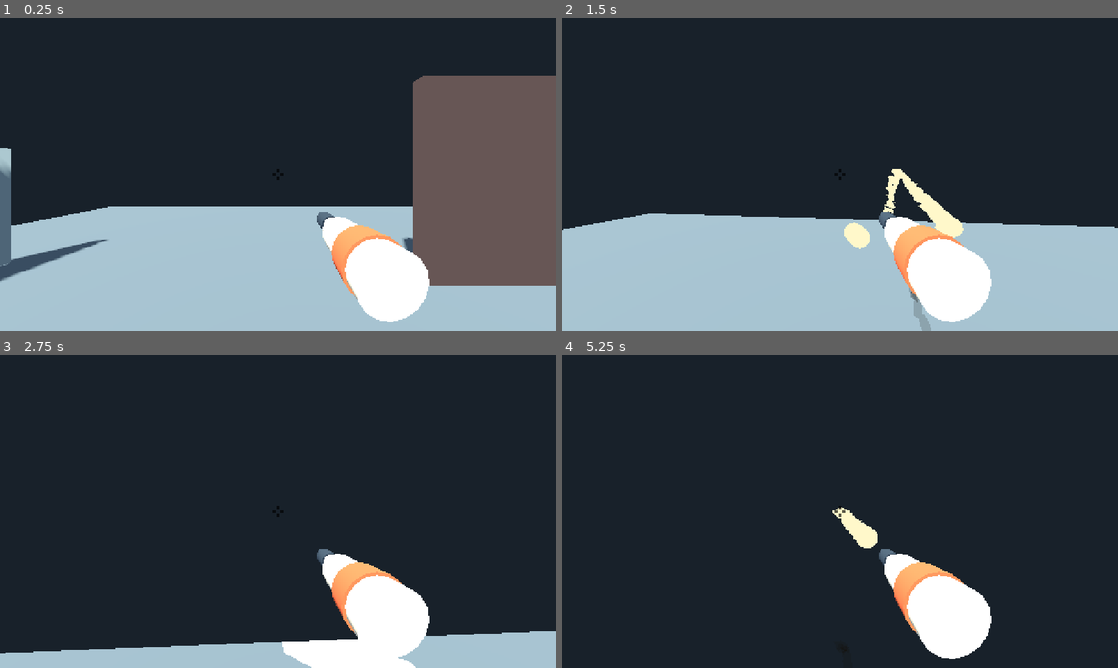
Above: before the commit, frames 1-4 (two rows, left to right).
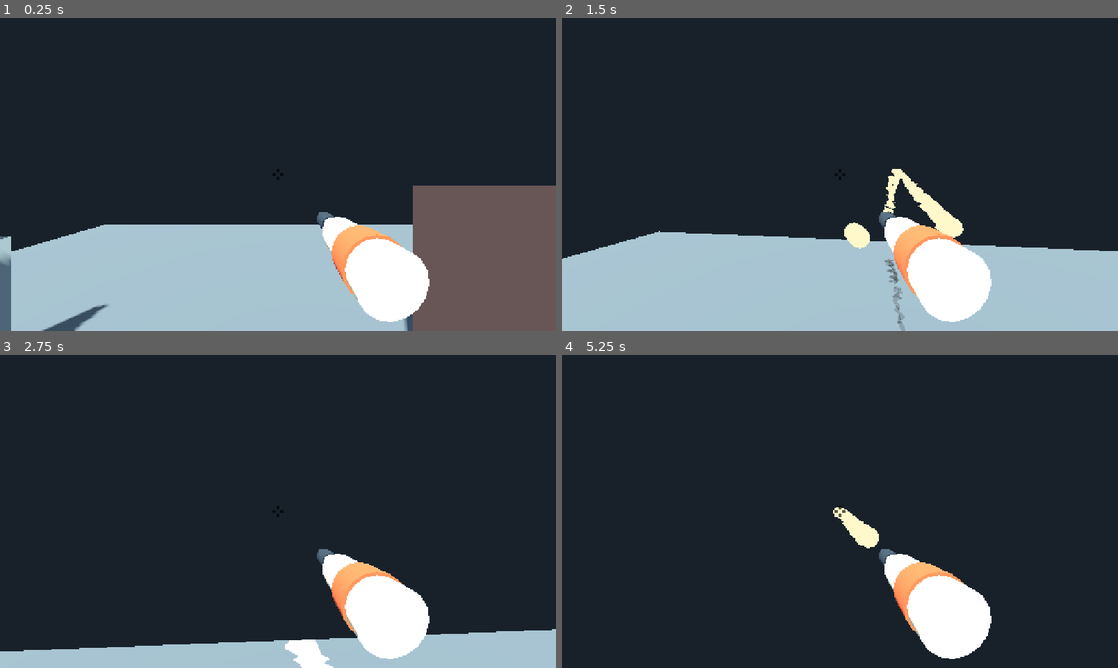
Above: after the commit, the same moments.

Repository: k3vin7/SauceIT-
Game: Godot game, scene res://main.tscn
Same seed, same stepped clock (60 frames per second), same inputs: the game is played once before the commit and once after it.
Inputs (mouse positions are in pixels of both pictures, inside the frame that each line leads up to):
- Up to frame 1 (0.25 s): no input
- Up to frame 2 (1.5 s): tap Enter at 0.5 s; move the mouse to (867, 174) at 0.52 s; press the mouse at (867, 174) at 0.53 s; hold W (move_forward) from 0.53 s (still down); move the mouse to (812, 174) at 1.27 s; release the mouse at (812, 174) at 1.28 s; tap Shift (run) at 1.35 s
- Up to frame 3 (2.75 s): keep holding W (move_forward); move the mouse to (289, 505) at 2.02 s; hold R (wipe_screen) from 2.03 s (still down)
- Up to frame 4 (5.25 s): keep holding W (move_forward); move the mouse to (834, 517) at 2.77 s; release R (wipe_screen) at 2.78 s; tap Tab at 2.85 s; tap Space at 3.5, 5 s; move the mouse to (878, 514) at 3.52 s; tap 1 at 3.6 s; tap Enter at 4.25 s; move the mouse to (795, 508) at 4.27 s; tap 2 at 4.35 s; move the mouse to (845, 511) at 5.02 s; press the mouse at (845, 511) at 5.03 s

The runs differ from the first frame. In frame 1, 19% of the frame differs, in the area x 0-100%, y 18-100%; in frame 2, 6.2%; in frame 3, 1.4%; in frame 4, less than 0.1%.

Commit message:
Scale the player up, halve the brush, and unmirror the lenses
Three things that came out of wanting a person to be painted like a wall
without one hit covering them.

The capsule is twice the size, 0.64 by 2.56, and with it everything
measured against the body: the eye height, the height a body stands at,
the lens quad, the shoulder camera's framing, and the distance a point
has to clear before it can hit the player who fired it -- 0.6 m was
inside the new capsule. A splat is a fifth of what it was on a player.

The shared brush halves to 0.2 m, which is what brought a face full of
sauce down from 5.9 ms a frame to 3.7, and takes one hit in the face
from blinding outright to about a fifth of the view.

The floor goes to 16 m across. From a 2.2 m muzzle a level spray carries
7.6 m, which from the spawn landed a hand's breadth past the edge of a
12 m floor, so nothing was painted at all.

And the lenses were mirrored, both ways: turning the quad to face
forward was done about Y, which takes the mesh's +X with it, so sauce on
the wearer's right was drawn on their left and upside down with it.
About X instead, which faces it forward and applies the one flip the
mask wants. The wipe animation had to move off the mesh onto a hinge,
having been writing to the same axis as the base rotation.

Probes that spelled the old body height, or the old shoulder distance,
or measured the hostile packet's speed at the end of a run rather than
at its peak -- B now has a wall to stall against -- go with it.

Claude-Session: https://claude.ai/code/session_015P14cRDTkxXpfq8Bum7Yfv

Diff:
--- a/scripts/body_contamination.gd
+++ b/scripts/body_contamination.gd
@@ -69,9 +69,7 @@
 
 ## Clean again, for a body that is being handed to a different player.
 func clear() -> void:
-	grid.cells.fill(0)
-	grid.image.fill(Color(0.0, 0.0, 0.0, 1.0))
-	grid.dirty = true
+	grid.clear()
 
 
 func painted_cell_count() -> int:
--- a/scripts/mayo_prototype.gd
+++ b/scripts/mayo_prototype.gd
@@ -112,8 +112,9 @@
 ## How far a point has to have travelled before it can hit the player who fired
 ## it. The muzzle sits inside its owner's own capsule, so a point leaving it
 ## would hit them immediately; past this it is clear of them and fair game, and
-## sauce fired straight up, or walked into, comes back on you.
-@export_range(0.0, 3.0, 0.05, "suffix:m") var self_hit_distance := 0.6
+## sauce fired straight up, or walked into, comes back on you. Has to stay clear
+## of the capsule's radius, which is 0.64.
+@export_range(0.0, 4.0, 0.05, "suffix:m") var self_hit_distance := 1.2
 
 @export_group("Release Pressure")
 @export_range(0.0, 1.0, 0.01) var release_pressure_loss := 0.55
@@ -128,7 +129,11 @@
 @export_range(0.05, 0.5, 0.01, "suffix:m") var grid_cell_size := 0.1
 ## Splat radius in metres. Converted to cells internally, so changing the
 ## cell size does not change how big a splat is.
-@export_range(0.05, 1.5, 0.01, "suffix:m") var contamination_brush_radius := 0.4
+## Every surface that can take sauce uses this, so a splat is the same size on
+## all of them. Its cost is the square of how many cells it spans, and the visor
+## has the finest cells of any of them: at 0.4 m it spanned 160 of them and a
+## second of being sprayed in the face cost 5.9 ms a frame on its own.
+@export_range(0.05, 1.5, 0.01, "suffix:m") var contamination_brush_radius := 0.2
 ## Bodies carry a much finer grid than the world does, because they are small:
 ## 0.1 m cells would be ten of them across a player. The brush is not theirs
 ## though -- a splat is the same size in metres on a person as on a wall, which
@@ -158,10 +163,10 @@
 @export_group("Camera")
 @export var start_in_first_person := true
 @export_range(35.0, 90.0, 1.0, "suffix:°") var camera_fov := 74.0
-@export_range(0.2, 2.0, 0.01, "suffix:m") var eye_height := 0.52
-@export_range(-1.5, 1.5, 0.01, "suffix:m") var shoulder_offset_right := 0.55
-@export_range(-1.0, 1.5, 0.01, "suffix:m") var shoulder_offset_up := 0.34
-@export_range(0.5, 5.0, 0.05, "suffix:m") var shoulder_distance := 2.40
+@export_range(0.2, 3.0, 0.01, "suffix:m") var eye_height := 1.04
+@export_range(-3.0, 3.0, 0.01, "suffix:m") var shoulder_offset_right := 1.10
+@export_range(-2.0, 3.0, 0.01, "suffix:m") var shoulder_offset_up := 0.68
+@export_range(0.5, 10.0, 0.05, "suffix:m") var shoulder_distance := 4.80
 ## Points nearer than this to the camera are dropped from the ribbon so the
 ## strand root does not fill the screen in first person. 0 disables it.
 @export_range(0.0, 1.0, 0.01, "suffix:m") var strand_near_cull_distance := 0.34
@@ -173,7 +178,7 @@
 @export_range(0.0, 60.0, 1.0, "suffix:°") var stumble_body_roll_degrees := 17.0
 @export_range(0.0, 30.0, 0.5, "suffix:°") var stumble_camera_roll_degrees := 7.0
 @export_range(0.0, 20.0, 0.5, "suffix:°") var stumble_camera_pitch_degrees := 3.0
-@export_range(0.05, 1.0, 0.01, "suffix:m") var fall_camera_height := 0.28
+@export_range(0.05, 2.0, 0.01, "suffix:m") var fall_camera_height := 0.56
 
 @export_group("Weapon Hold")
 @export_range(-0.6, 0.6, 0.01, "suffix:m") var weapon_offset_right := 0.155
@@ -535,7 +540,10 @@
 
 	_floor = FloorScript.new()
 	_floor.name = "FloorContamination"
-	_floor.floor_size = Vector2(12.0, 12.0)
+	# Wide enough for the players standing on it: from a 2.2 m muzzle a level
+	# spray carries about 7.6 m, and at 12 m across it landed just past the
+	# edge from the spawn -- nothing was painted at all.
+	_floor.floor_size = Vector2(16.0, 16.0)
 	_floor.cell_size = grid_cell_size
 	_floor.brush_radius = contamination_brush_radius
 	add_child(_floor)
@@ -596,7 +604,8 @@
 ## Spawn point for the nth player to join. Fixed by join order so both peers
 ## place everyone the same way.
 func spawn_position_for(slot: int) -> Vector3:
-	const SPAWNS := [Vector3(0.0, 0.64, 1.55), Vector3(1.35, 0.64, 2.6)]
+	# y is half the capsule's height, so it stands on the floor rather than in it.
+	const SPAWNS := [Vector3(0.0, 1.28, 1.55), Vector3(1.35, 1.28, 2.6)]
 	return SPAWNS[slot % SPAWNS.size()]
 
 
@@ -786,16 +795,19 @@
 func _build_player_body(shooter: Shooter) -> void:
 	var collision := CollisionShape3D.new()
 	var capsule_shape := CapsuleShape3D.new()
-	capsule_shape.radius = 0.32
-	capsule_shape.height = 1.28
+	# Everything measured against the body scales with these: the eye height and
+	# the spawn height below it, the lens quad, the self-hit distance, and the
+	# shoulder camera's framing. The contamination grid takes them directly.
+	capsule_shape.radius = 0.64
+	capsule_shape.height = 2.56
 	collision.shape = capsule_shape
 	shooter.player.add_child(collision)
 
 	var body_mesh := MeshInstance3D.new()
 	body_mesh.name = "CapsuleBody"
 	var capsule_mesh := CapsuleMesh.new()
-	capsule_mesh.radius = 0.32
-	capsule_mesh.height = 1.28
+	capsule_mesh.radius = 0.64
+	capsule_mesh.height = 2.56
 	body_mesh.mesh = capsule_mesh
 	shooter.player.add_child(body_mesh)
 	shooter.body_mesh = body_mesh
